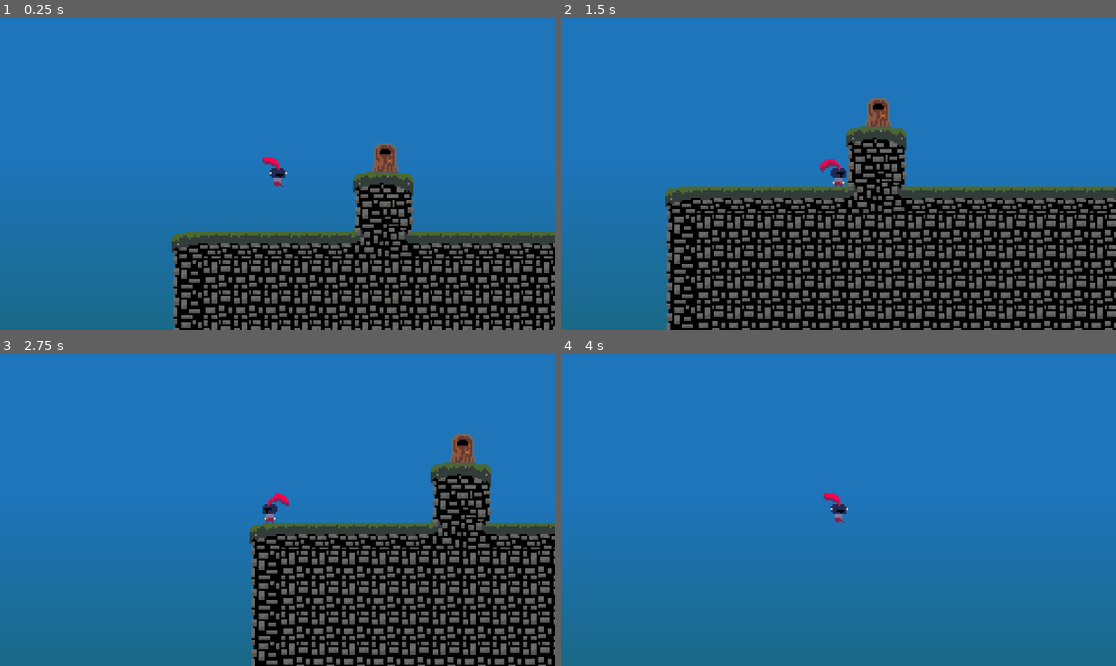
Above: before the commit, frames 1-4 (two rows, left to right).
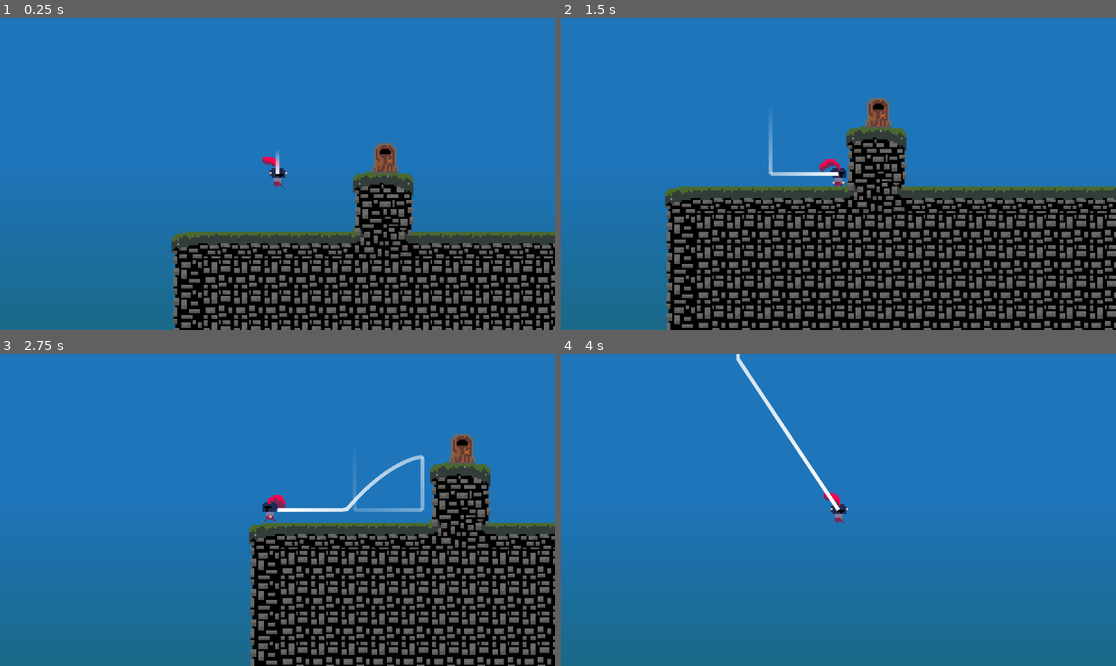
Above: after the commit, the same moments.

Repository: CBurgess97/godot-platformer
Game: Godot game, scene res://Game.tscn
Two runs of this game, one before a commit and one after it. Both use one fixed random seed, a clock stepped at 60 frames per second and the inputs below. This scene is started directly instead of the project's main scene.
Inputs:
- Up to frame 1 (0.25 s): no input
- Up to frame 2 (1.5 s): hold Right (ui_right) from 0.53 s (still down); tap Up (ui_up) at 0.77 s; tap Enter at 1.25 s
- Up to frame 3 (2.75 s): tap Up (ui_up) at 1.52 s; tap Space at 2 s; release Right (ui_right) at 2.03 s; hold Left (ui_left) from 2.03 s (still down)
- Up to frame 4 (4 s): release Left (ui_left) at 2.78 s; hold Right (ui_right) from 2.78 s (still down); tap Up (ui_up) at 3.02, 3.77 s

The runs differ from the first frame. In frame 1, less than 0.1% of the frame differs, in the area x 49-51%, y 42-51%; in frame 2, 0.3%; in frame 3, 4.0%, in the area x 44-100%, y 25-100%; in frame 4, 0.5%.

Commit message:
Added Debug Trail Line Script

Diff:
--- a/Game.tscn
+++ b/Game.tscn
@@ -1,9 +1,10 @@
-[gd_scene load_steps=7 format=3 uid="uid://d0apchpk7yk1g"]
+[gd_scene load_steps=8 format=3 uid="uid://d0apchpk7yk1g"]
 
 [ext_resource type="PackedScene" uid="uid://bd7qkrisyy24f" path="res://Player/player.tscn" id="1_wbfu4"]
 [ext_resource type="Script" uid="uid://ba6yv38xij2ey" path="res://level_manager.gd" id="2_sb48q"]
 [ext_resource type="Script" uid="uid://b2h6bu434fnig" path="res://camera_2d.gd" id="2_u44n3"]
 [ext_resource type="Script" uid="uid://ctxhgryt0aebp" path="res://background.gd" id="4_sb48q"]
+[ext_resource type="Script" uid="uid://dc3udo8cqrvmy" path="res://debug_line.gd" id="5_t88pq"]
 
 [sub_resource type="Gradient" id="Gradient_xkndl"]
 offsets = PackedFloat32Array(0, 0.512987)
@@ -42,3 +43,8 @@
 offset_bottom = 116.0
 pivot_offset = Vector2(5.55, 0)
 texture = SubResource("GradientTexture2D_u44n3")
+
+[node name="DebugLine" type="Node2D" parent="." node_paths=PackedStringArray("target_node")]
+script = ExtResource("5_t88pq")
+target_node = NodePath("../Player")
+trail_length = 400
--- a/Player/player.tscn
+++ b/Player/player.tscn
@@ -30,7 +30,7 @@
 gravity = 400.0
 fall_gravity_multiplier = 1.05
 jump_peak_gravity_modifier = 0.9
-jump_cut_multiplier = 0.6
+jump_cut_multiplier = 0.3
 
 [node name="CollisionShape2D" type="CollisionShape2D" parent="."]
 z_index = 1
--- /dev/null
+++ b/debug_line.gd
@@ -0,0 +1,67 @@
+extends Node2D
+
+# Export variables for easy tweaking in the editor
+@export var target_node: Node2D  # The node to follow
+@export var trail_length: int = 20  # How many points in the trail
+@export var trail_width: float = 2.0  # Width of the trail line
+@export var trail_color: Color = Color.WHITE  # Color of the trail
+@export var fade_duration: float = 0.5  # How long the trail takes to fade
+
+# Internal variables
+var line: Line2D
+var points: Array = []  # Array to store trail points
+
+func _ready():
+	# Create and setup the Line2D node
+	line = Line2D.new()
+	add_child(line)
+
+	# Configure line properties
+	line.width = trail_width
+	line.default_color = trail_color
+	line.gradient = Gradient.new()
+	line.gradient.set_color(0, trail_color)
+	line.gradient.set_color(1, Color(trail_color.r, trail_color.g, trail_color.b, 0))
+
+	# Check if target_node is assigned
+	if not target_node:
+		push_warning("TrailEffect: No target node assigned!")
+		set_physics_process(false)
+
+func _physics_process(_delta):
+	if not target_node:
+		return
+
+	# Add new point at target's position
+	points.push_front(target_node.global_position)
+
+	# Remove excess points
+	if points.size() > trail_length:
+		points.pop_back()
+
+	# Update line points
+	line.points = PackedVector2Array(points)
+
+	# Update gradient offset based on point count
+	if points.size() > 1:
+		var gradient = line.gradient as Gradient
+		gradient.offsets = [0.0, 1.0]
+		gradient.colors = [
+			Color(trail_color.r, trail_color.g, trail_color.b, 1.0),
+			Color(trail_color.r, trail_color.g, trail_color.b, 0.0)
+		]
+
+# Optional: Method to toggle the trail visibility
+func set_trail_active(active: bool):
+	set_physics_process(active)
+	if not active:
+		points.clear()
+		line.points = PackedVector2Array()
+
+# Optional: Method to change trail color at runtime
+func set_trail_color(new_color: Color):
+	trail_color = new_color
+	line.default_color = trail_color
+	var gradient = line.gradient as Gradient
+	gradient.set_color(0, trail_color)
+	gradient.set_color(1, Color(trail_color.r, trail_color.g, trail_color.b, 0))
Not shown, added: debug_line.gd.uid
